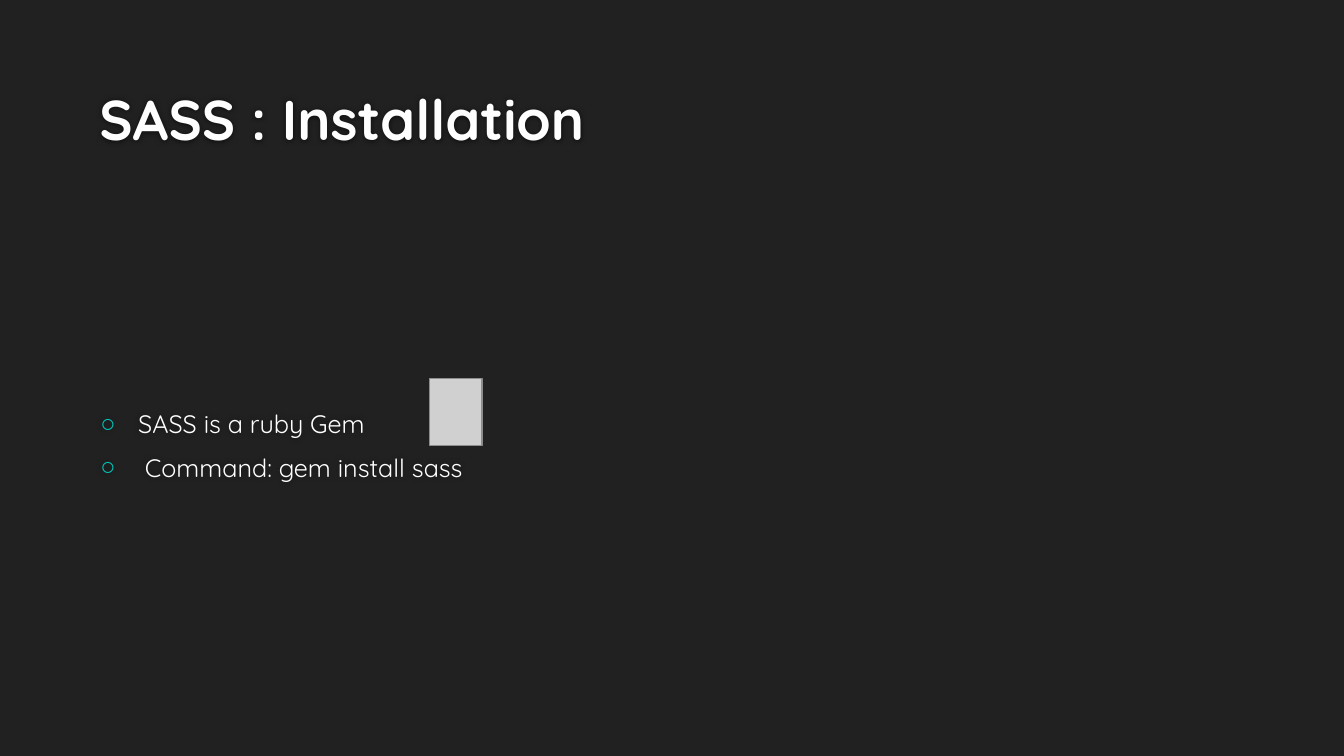
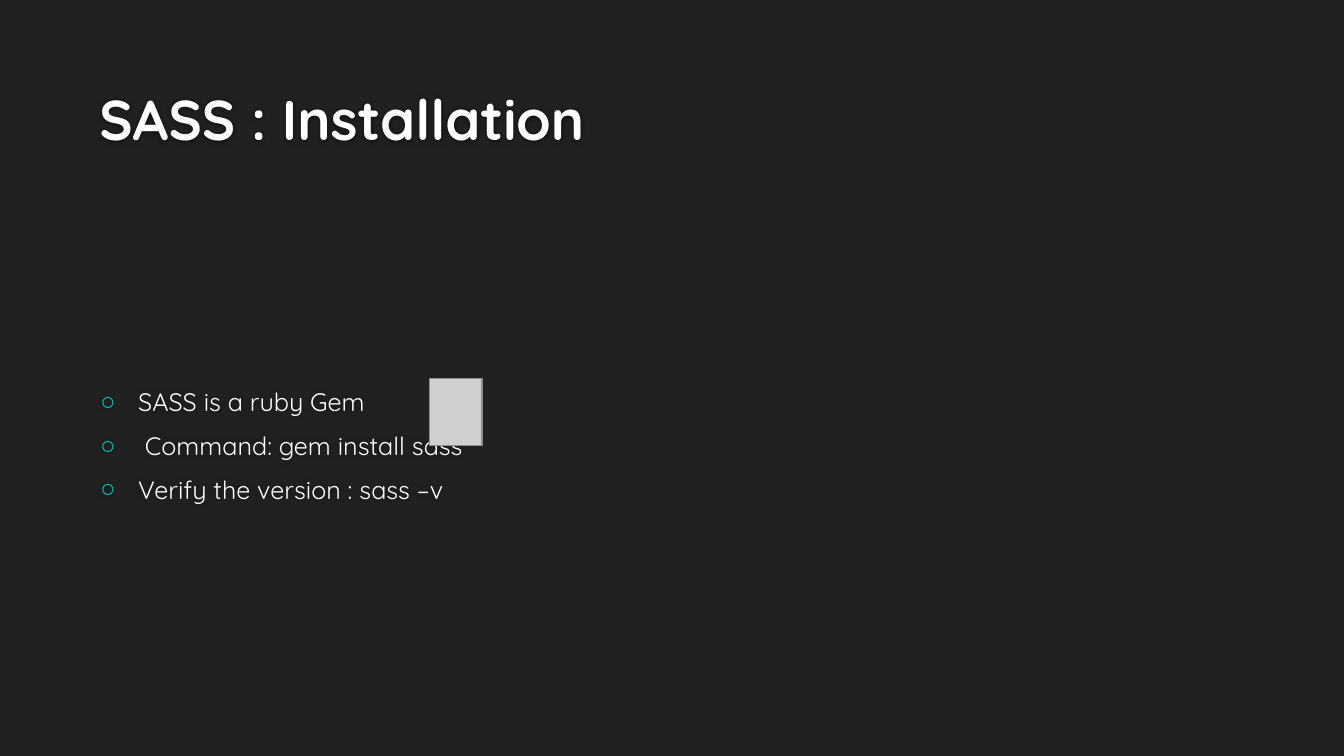
Before and after one commit to saan1984/sass-css-session, a slide deck: slide 4 of presentation/SASS.pptx. Drawn at 1344x756 pixels with LibreOffice and Linux fonts; fonts in the diff are those of the drawing; grey boxes stand for pictures; background and template pictures are left out. Boxes give left, top, right and bottom in pixels: in the first picture for what was removed or moved away, otherwise in the second. Text is boxed around its words. In the diff, an @@ line names an element or a change of style, - is before the commit and + after.

Commit message:
SASS

```diff
--- a/presentation/SASS.pptx
+++ b/presentation/SASS.pptx
@@ text at <box>138,480,443,504</box>: paragraph added @@
+○ Verify the version : sass –v
```
Also in this commit, not shown: 1 slide added, 1 other file.
